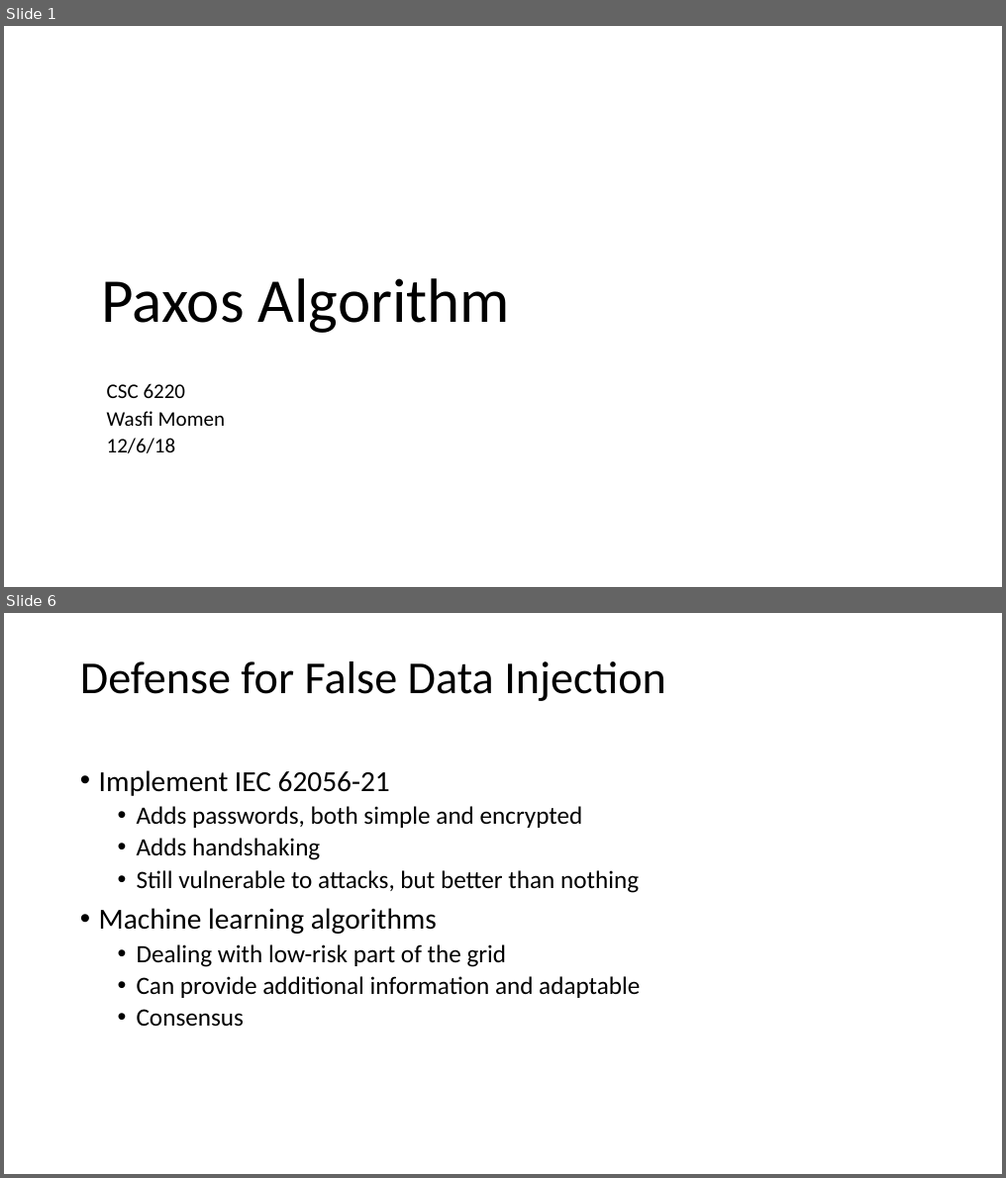
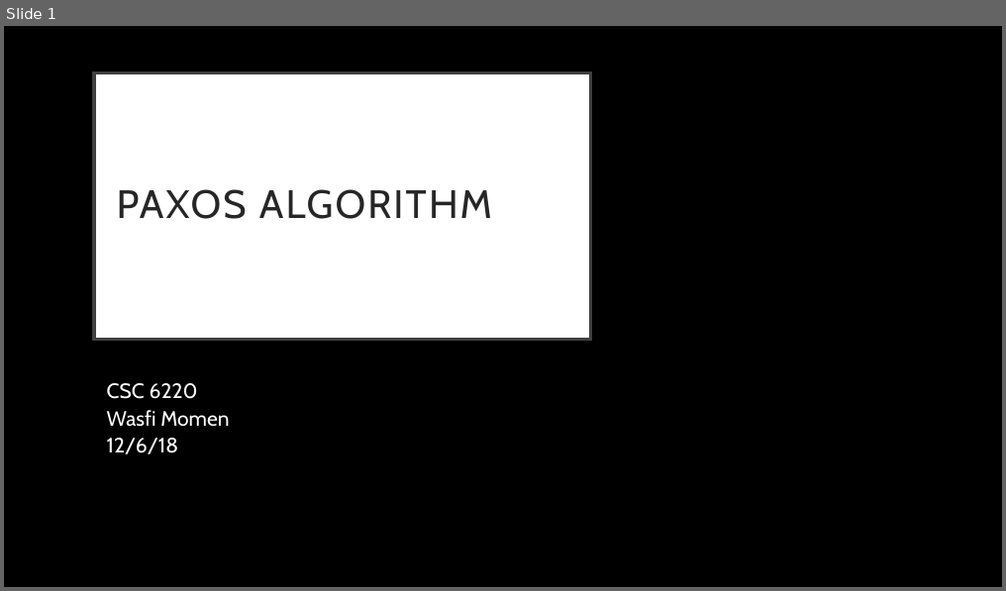
Before and after one commit to CodeFluent/Notes, a slide deck: CS-6220/hw/Grad_Project/Paxos Algorithm.pptx. Shown one above the other, each under a label of ours: slides 1 and 6 before the commit, slide 1 after it; the slides between them are not shown. The pictures are 1006x1178 and 1006x591 pixels, drawn with LibreOffice and Linux fonts; fonts in the diff are those of the drawing. Boxes give left, top, right and bottom in pixels: in the first picture for what was removed or moved away, otherwise in the second. Text is boxed around its words. In the diff, an @@ line names an element or a change of style, - is before the commit and + after.

```diff
--- a/CS-6220/hw/Grad_Project/Paxos Algorithm.pptx
+++ b/CS-6220/hw/Grad_Project/Paxos Algorithm.pptx
@@ slide 6 removed at [4,613,1002,1174], background #FFFFFF @@
@@ title removed at [80,662,666,701] @@
-Defense for False Data Injection
@@ text removed at [99,770,640,1027] @@
-• Implement IEC 62056-21
-  • Adds passwords, both simple and encrypted
-  • Adds handshaking
-  • Still vulnerable to attacks, but better than nothing
-• Machine learning algorithms
-  • Dealing with low-risk part of the grid
-  • Can provide additional information and adaptable
-  • Consensus
@@ slide 1 changed as well @@
@@ background #FFFFFF to #000000 @@
@@ title "PAXOS ALGORITHM": place and size @@
-title "PAXOS ALGORITHM" at [102,278,510,333]
+title "PAXOS ALGORITHM" at [94,74,591,340]
@@ title "PAXOS ALGORITHM" at [94,74,591,340]: vertical alignment bottom to middle; fill none to #FFFFFF; outline none to #404040 3 pt @@
@@ title at [117,189,492,219]: text changed; size 60 to 38 pt; font Calibri to Cabin; text colour #000000 to #262626 @@
-Paxos Algorithm
+PAXOS ALGORITHM
@@ subtitle "CSC 6220" at [107,383,229,455]: font Calibri to Cabin, text colour #000000 to #FFFFFF @@
```
Also in this commit, not shown: 1 other slide changed, 10 slides added, 13 other slides removed, 16 other files.
